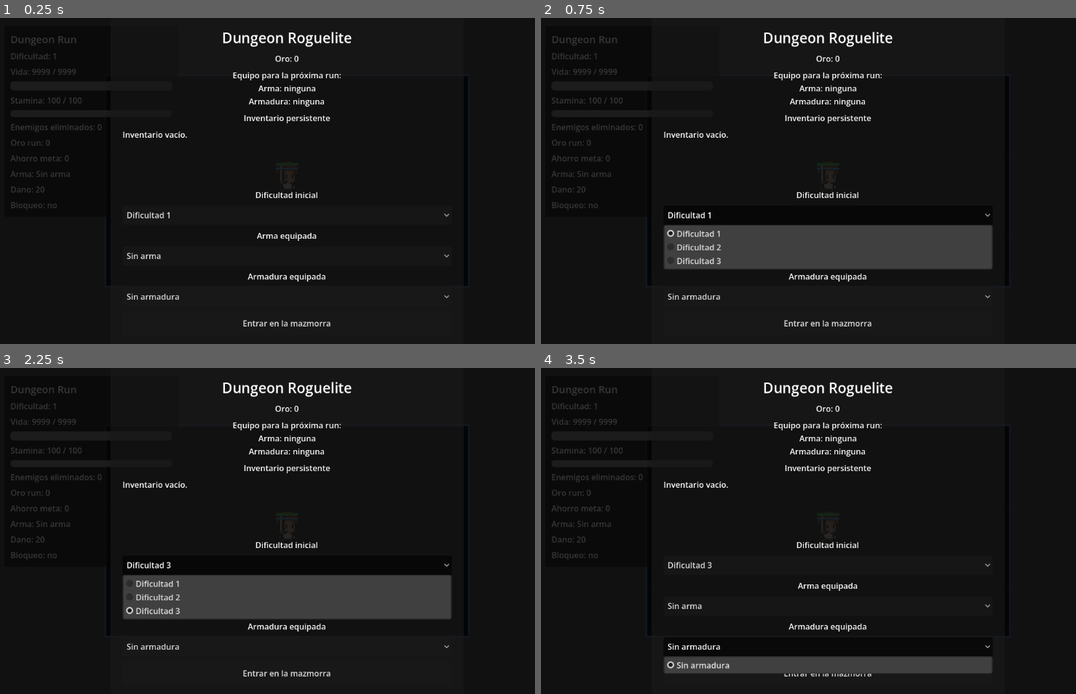
Above: before the commit, frames 1-4 (two rows, left to right).
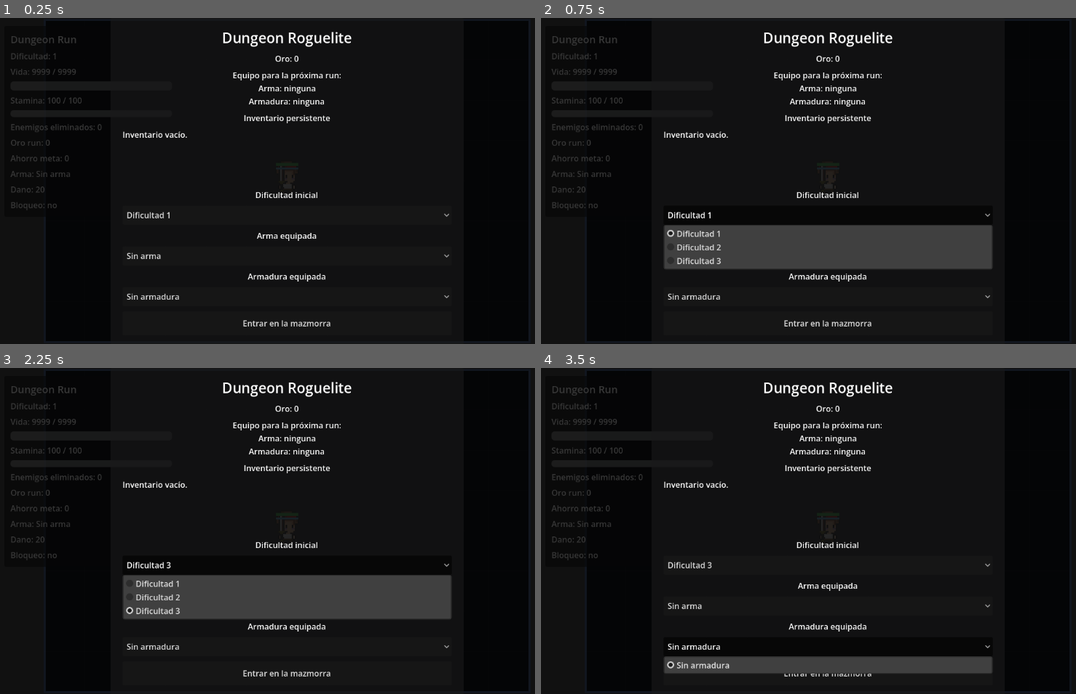
Above: after the commit, the same moments.

Repository: sergioHdz77/Dungeon-Project
Game: Godot game, scene res://scenes/core/main.tscn
The game is run twice, just before and just after one commit, with the same random seed, the same clock (stepped at 60 frames per second) and the same inputs.
Inputs:
- Up to frame 1 (0.25 s): no input
- Up to frame 2 (0.75 s): click "Dificultad 1" at 0.5 s
- Up to frame 3 (2.25 s): click "Sin arma" at 1.25 s; click "Dificultad 3" at 2 s
- Up to frame 4 (3.5 s): click "Sin armadura" at 2.75 s

The runs differ from the first frame. In frame 1, 0.1% of the frame differs, in the area x 19-88%, y 17-83%; in frame 2, 0.1%; in frame 3, 0.1%; in frame 4, 0.1%.

Commit message:
Increase dungeon room size

Diff:
--- a/scenes/core/main.tscn
+++ b/scenes/core/main.tscn
@@ -32,7 +32,7 @@
 
 [node name="Map" type="Node2D" parent="." unique_id=456897978]
 script = ExtResource("2_44pk5")
-map_size = Vector2(720, 420)
+map_size = Vector2(960, 640)
 
 [node name="RunSession" type="Node" parent="." unique_id=1465100974]
 script = ExtResource("9_ns4lk")
--- a/scenes/dungeon/rooms/boss_room.tscn
+++ b/scenes/dungeon/rooms/boss_room.tscn
@@ -32,35 +32,35 @@
 [node name="Enemies" type="Node2D" parent="." unique_id=176730896]
 z_index = 10
 
-[node name="Doors" type="Node2D" parent="." unique_id=407593867]
+[node name="Doors" type="Node2D" parent="." unique_id=1305569906]
 
-[node name="NorthDoor" type="Area2D" parent="Doors" unique_id=1808557691]
-position = Vector2(0, -210)
+[node name="NorthDoor" type="Area2D" parent="Doors" unique_id=1706506310]
+position = Vector2(0, -320)
 script = ExtResource("3_trutp")
 direction = "north"
 
-[node name="CollisionShape2D" type="CollisionShape2D" parent="Doors/NorthDoor" unique_id=769398]
-shape = SubResource("RectangleShape2D_jyohm")
+[node name="CollisionShape2D" type="CollisionShape2D" parent="Doors/NorthDoor" unique_id=1310823638]
+shape = SubResource("RectangleShape2D_uc64q")
 
-[node name="SouthDoor" type="Area2D" parent="Doors" unique_id=1628279948]
-position = Vector2(0, 210)
+[node name="SouthDoor" type="Area2D" parent="Doors" unique_id=355539516]
+position = Vector2(0, 320)
 script = ExtResource("3_trutp")
 direction = "south"
 
-[node name="CollisionShape2D" type="CollisionShape2D" parent="Doors/SouthDoor" unique_id=1780238670]
-shape = SubResource("RectangleShape2D_jyohm")
+[node name="CollisionShape2D" type="CollisionShape2D" parent="Doors/SouthDoor" unique_id=955314474]
+shape = SubResource("RectangleShape2D_uc64q")
 
-[node name="EastDoor" type="Area2D" parent="Doors" unique_id=1664962919]
-position = Vector2(360, 0)
+[node name="EastDoor" type="Area2D" parent="Doors" unique_id=260456909]
+position = Vector2(480, 0)
 script = ExtResource("3_trutp")
 
-[node name="CollisionShape2D" type="CollisionShape2D" parent="Doors/EastDoor" unique_id=1370139208]
-shape = SubResource("RectangleShape2D_jyohm")
+[node name="CollisionShape2D" type="CollisionShape2D" parent="Doors/EastDoor" unique_id=1887000479]
+shape = SubResource("RectangleShape2D_uc64q")
 
-[node name="WestDoor" type="Area2D" parent="Doors" unique_id=1298544827]
-position = Vector2(-360, 0)
+[node name="WestDoor" type="Area2D" parent="Doors" unique_id=1736921560]
+position = Vector2(-480, 0)
 script = ExtResource("3_trutp")
 direction = "west"
 
-[node name="CollisionShape2D" type="CollisionShape2D" parent="Doors/WestDoor" unique_id=123869438]
-shape = SubResource("RectangleShape2D_jyohm")
+[node name="CollisionShape2D" type="CollisionShape2D" parent="Doors/WestDoor" unique_id=1507568799]
+shape = SubResource("RectangleShape2D_uc64q")
--- a/scenes/dungeon/rooms/combat_room_a.tscn
+++ b/scenes/dungeon/rooms/combat_room_a.tscn
@@ -41,7 +41,7 @@
 [node name="Doors" type="Node2D" parent="." unique_id=1181510352]
 
 [node name="NorthDoor" type="Area2D" parent="Doors" unique_id=547108838]
-position = Vector2(0, -210)
+position = Vector2(0, -320)
 script = ExtResource("3_fnekb")
 direction = "north"
 
@@ -49,7 +49,7 @@
 shape = SubResource("RectangleShape2D_fnekb")
 
 [node name="SouthDoor" type="Area2D" parent="Doors" unique_id=2066164385]
-position = Vector2(0, 210)
+position = Vector2(0, 320)
 script = ExtResource("3_fnekb")
 direction = "south"
 
@@ -57,14 +57,14 @@
 shape = SubResource("RectangleShape2D_fnekb")
 
 [node name="EastDoor" type="Area2D" parent="Doors" unique_id=2050829562]
-position = Vector2(360, 0)
+position = Vector2(480, 0)
 script = ExtResource("3_fnekb")
 
 [node name="CollisionShape2D" type="CollisionShape2D" parent="Doors/EastDoor" unique_id=1893381227]
 shape = SubResource("RectangleShape2D_fnekb")
 
 [node name="WestDoor" type="Area2D" parent="Doors" unique_id=1509567474]
-position = Vector2(-360, 0)
+position = Vector2(-480, 0)
 script = ExtResource("3_fnekb")
 direction = "west"
 
--- a/scenes/dungeon/rooms/combat_room_b.tscn
+++ b/scenes/dungeon/rooms/combat_room_b.tscn
@@ -41,35 +41,35 @@
 [node name="Enemies" type="Node2D" parent="." unique_id=863592366]
 z_index = 10
 
-[node name="Doors" type="Node2D" parent="." unique_id=382481624]
+[node name="Doors" type="Node2D" parent="." unique_id=591097759]
 
-[node name="NorthDoor" type="Area2D" parent="Doors" unique_id=1085092942]
-position = Vector2(0, -210)
+[node name="NorthDoor" type="Area2D" parent="Doors" unique_id=1123689224]
+position = Vector2(0, -320)
 script = ExtResource("3_5tx3h")
 direction = "north"
 
-[node name="CollisionShape2D" type="CollisionShape2D" parent="Doors/NorthDoor" unique_id=380851293]
-shape = SubResource("RectangleShape2D_5tx3h")
+[node name="CollisionShape2D" type="CollisionShape2D" parent="Doors/NorthDoor" unique_id=61074714]
+shape = SubResource("RectangleShape2D_jqpt6")
 
-[node name="SouthDoor" type="Area2D" parent="Doors" unique_id=1473463414]
-position = Vector2(0, 210)
+[node name="SouthDoor" type="Area2D" parent="Doors" unique_id=28287526]
+position = Vector2(0, 320)
 script = ExtResource("3_5tx3h")
 direction = "south"
 
-[node name="CollisionShape2D" type="CollisionShape2D" parent="Doors/SouthDoor" unique_id=1054840294]
-shape = SubResource("RectangleShape2D_5tx3h")
+[node name="CollisionShape2D" type="CollisionShape2D" parent="Doors/SouthDoor" unique_id=777695868]
+shape = SubResource("RectangleShape2D_jqpt6")
 
-[node name="EastDoor" type="Area2D" parent="Doors" unique_id=689760840]
-position = Vector2(360, 0)
+[node name="EastDoor" type="Area2D" parent="Doors" unique_id=515250428]
+position = Vector2(480, 0)
 script = ExtResource("3_5tx3h")
 
-[node name="CollisionShape2D" type="CollisionShape2D" parent="Doors/EastDoor" unique_id=1600814763]
-shape = SubResource("RectangleShape2D_5tx3h")
+[node name="CollisionShape2D" type="CollisionShape2D" parent="Doors/EastDoor" unique_id=2006819645]
+shape = SubResource("RectangleShape2D_jqpt6")
 
-[node name="WestDoor" type="Area2D" parent="Doors" unique_id=1257043845]
-position = Vector2(-360, 0)
+[node name="WestDoor" type="Area2D" parent="Doors" unique_id=1135456906]
+position = Vector2(-480, 0)
 script = ExtResource("3_5tx3h")
 direction = "west"
 
-[node name="CollisionShape2D" type="CollisionShape2D" parent="Doors/WestDoor" unique_id=997394162]
-shape = SubResource("RectangleShape2D_5tx3h")
+[node name="CollisionShape2D" type="CollisionShape2D" parent="Doors/WestDoor" unique_id=1528637799]
+shape = SubResource("RectangleShape2D_jqpt6")
--- a/scenes/dungeon/rooms/combat_room_c.tscn
+++ b/scenes/dungeon/rooms/combat_room_c.tscn
@@ -38,35 +38,35 @@
 [node name="Enemies" type="Node2D" parent="." unique_id=863592366]
 z_index = 10
 
-[node name="Doors" type="Node2D" parent="." unique_id=1980316790]
+[node name="Doors" type="Node2D" parent="." unique_id=8880923]
 
-[node name="NorthDoor" type="Area2D" parent="Doors" unique_id=232019509]
-position = Vector2(0, -210)
+[node name="NorthDoor" type="Area2D" parent="Doors" unique_id=931659343]
+position = Vector2(0, -320)
 script = ExtResource("3_k02p6")
 direction = "north"
 
-[node name="CollisionShape2D" type="CollisionShape2D" parent="Doors/NorthDoor" unique_id=1100473540]
-shape = SubResource("RectangleShape2D_k02p6")
+[node name="CollisionShape2D" type="CollisionShape2D" parent="Doors/NorthDoor" unique_id=1499841242]
+shape = SubResource("RectangleShape2D_fr2cp")
 
-[node name="SouthDoor" type="Area2D" parent="Doors" unique_id=2137577279]
-position = Vector2(0, 210)
+[node name="SouthDoor" type="Area2D" parent="Doors" unique_id=1153895719]
+position = Vector2(0, 320)
 script = ExtResource("3_k02p6")
 direction = "south"
 
-[node name="CollisionShape2D" type="CollisionShape2D" parent="Doors/SouthDoor" unique_id=1832862531]
-shape = SubResource("RectangleShape2D_k02p6")
+[node name="CollisionShape2D" type="CollisionShape2D" parent="Doors/SouthDoor" unique_id=118404665]
+shape = SubResource("RectangleShape2D_fr2cp")
 
-[node name="EastDoor" type="Area2D" parent="Doors" unique_id=20074668]
-position = Vector2(360, 0)
+[node name="EastDoor" type="Area2D" parent="Doors" unique_id=26421564]
+position = Vector2(480, 0)
 script = ExtResource("3_k02p6")
 
-[node name="CollisionShape2D" type="CollisionShape2D" parent="Doors/EastDoor" unique_id=831874170]
-shape = SubResource("RectangleShape2D_k02p6")
+[node name="CollisionShape2D" type="CollisionShape2D" parent="Doors/EastDoor" unique_id=1623020791]
+shape = SubResource("RectangleShape2D_fr2cp")
 
-[node name="WestDoor" type="Area2D" parent="Doors" unique_id=1773660027]
-position = Vector2(-360, 0)
+[node name="WestDoor" type="Area2D" parent="Doors" unique_id=2013223006]
+position = Vector2(-480, 0)
 script = ExtResource("3_k02p6")
 direction = "west"
 
-[node name="CollisionShape2D" type="CollisionShape2D" parent="Doors/WestDoor" unique_id=1633129551]
-shape = SubResource("RectangleShape2D_k02p6")
+[node name="CollisionShape2D" type="CollisionShape2D" parent="Doors/WestDoor" unique_id=1508981273]
+shape = SubResource("RectangleShape2D_fr2cp")
--- a/scenes/dungeon/rooms/start_room.tscn
+++ b/scenes/dungeon/rooms/start_room.tscn
@@ -10,35 +10,35 @@
 
 [node name="PlayerSpawn" type="Marker2D" parent="." unique_id=1521212431]
 
-[node name="Doors" type="Node2D" parent="." unique_id=1736277568]
+[node name="Doors" type="Node2D" parent="." unique_id=215501864]
 
-[node name="NorthDoor" type="Area2D" parent="Doors" unique_id=679331026]
-position = Vector2(0, -210)
+[node name="NorthDoor" type="Area2D" parent="Doors" unique_id=966032210]
+position = Vector2(0, -320)
 script = ExtResource("2_421mm")
 direction = "north"
 
-[node name="CollisionShape2D" type="CollisionShape2D" parent="Doors/NorthDoor" unique_id=1173328294]
+[node name="CollisionShape2D" type="CollisionShape2D" parent="Doors/NorthDoor" unique_id=2038116913]
 shape = SubResource("RectangleShape2D_421mm")
 
-[node name="SouthDoor" type="Area2D" parent="Doors" unique_id=459663371]
-position = Vector2(0, 210)
+[node name="SouthDoor" type="Area2D" parent="Doors" unique_id=1291502774]
+position = Vector2(0, 320)
 script = ExtResource("2_421mm")
 direction = "south"
 
-[node name="CollisionShape2D" type="CollisionShape2D" parent="Doors/SouthDoor" unique_id=90956451]
+[node name="CollisionShape2D" type="CollisionShape2D" parent="Doors/SouthDoor" unique_id=961442157]
 shape = SubResource("RectangleShape2D_421mm")
 
-[node name="EastDoor" type="Area2D" parent="Doors" unique_id=52213978]
-position = Vector2(360, 0)
+[node name="EastDoor" type="Area2D" parent="Doors" unique_id=2038986506]
+position = Vector2(480, 0)
 script = ExtResource("2_421mm")
 
-[node name="CollisionShape2D" type="CollisionShape2D" parent="Doors/EastDoor" unique_id=1435180903]
+[node name="CollisionShape2D" type="CollisionShape2D" parent="Doors/EastDoor" unique_id=914784284]
 shape = SubResource("RectangleShape2D_421mm")
 
-[node name="WestDoor" type="Area2D" parent="Doors" unique_id=1891797407]
-position = Vector2(-360, 0)
+[node name="WestDoor" type="Area2D" parent="Doors" unique_id=897477256]
+position = Vector2(-480, 0)
 script = ExtResource("2_421mm")
 direction = "west"
 
-[node name="CollisionShape2D" type="CollisionShape2D" parent="Doors/WestDoor" unique_id=1805913151]
+[node name="CollisionShape2D" type="CollisionShape2D" parent="Doors/WestDoor" unique_id=824080476]
 shape = SubResource("RectangleShape2D_421mm")
--- a/scripts/dungeon/rooms/dungeon_room.gd
+++ b/scripts/dungeon/rooms/dungeon_room.gd
@@ -37,7 +37,7 @@
 # CONFIGURACIÓN VISUAL
 # -------------------------------------------------------------------
 
-@export var room_size: Vector2 = Vector2(720, 420)
+@export var room_size: Vector2 = Vector2(960, 640)
 @export var floor_color: Color = Color(0.18, 0.18, 0.20)
 @export var border_color: Color = Color(0.55, 0.55, 0.60)
 
Not shown: 1 places in scenes/dungeon/rooms/boss_room.tscn that only renumber resources
Not shown: 1 places in scenes/dungeon/rooms/combat_room_b.tscn that only renumber resources
Not shown: 1 places in scenes/dungeon/rooms/combat_room_c.tscn that only renumber resources
